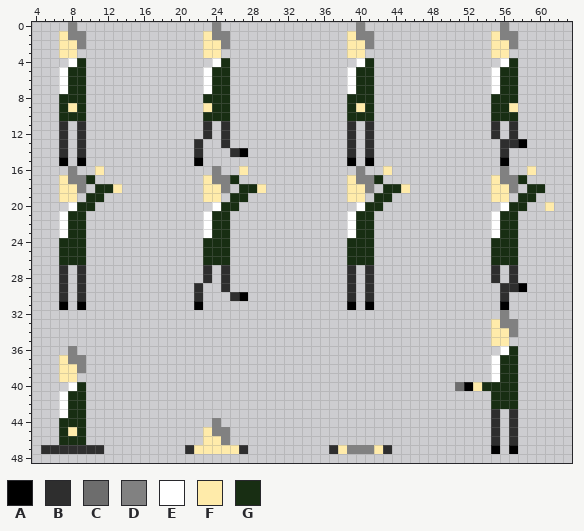
A pixel-art sprite gets an edit: images/prof_m.png. The picture above was drawn from the file before the commit.
The file is 64x64 pixels. Shown: x 4..63, y 0..48.
Palette (. is transparent): A #000000  B #2e2e2e  C #6d6d6d  D #818181  E #ffffff  F #ffebaa  G #182e13
The result:
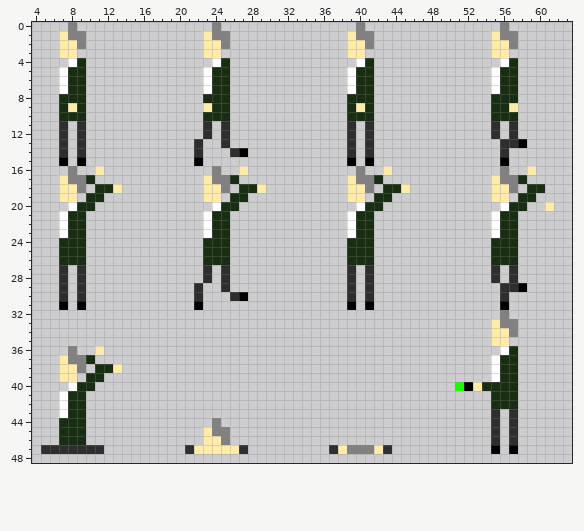
Commit message: Added attacking animation to prof and guest_m.
The edit:
@@ palette @@
-C #6d6d6d
+C #18ff00
@@ x 8..15 @@
 35 ........
-36 D.......
-37 DD......
-38 FD......
-39 F.......
-40 EG......
+36 D..F....
+37 DDG.....
+38 FD.GGF..
+39 F.GG....
+40 EGG.....
 41 GG......
@@ x 6..10 @@
 44 .GGG.
-45 .GFG.
+45 .GGG.
 46 .GGG.
Boxes around the changes in both pictures, in picture pixels (x1, y1, x2, y2):
added: (86, 346, 122, 391)
changed: (455, 382, 464, 391)
changed: (68, 427, 77, 436)
